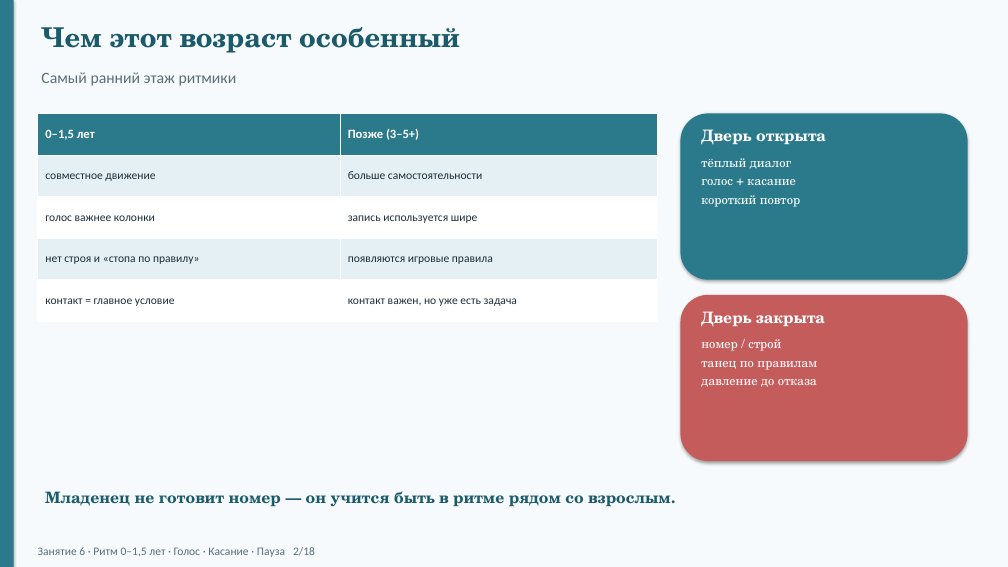
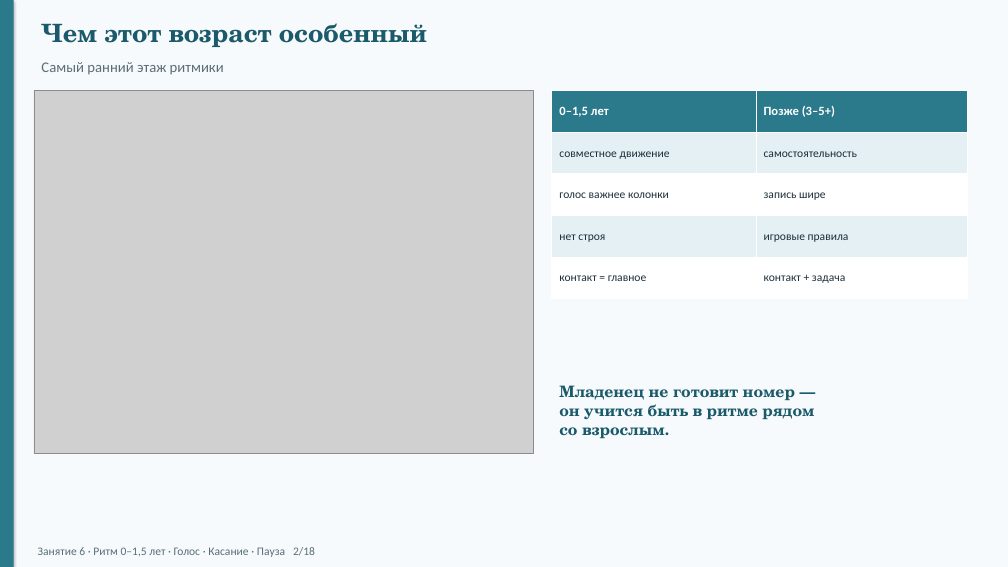
Before and after one commit to Maer-Yakov/vpn-client, a slide deck: slide 2 of docs/konspekty/zanyatie-06-prezentaciya.pptx. Drawn at 1008x567 pixels with LibreOffice and Linux fonts; fonts in the diff are those of the drawing; grey boxes stand for pictures. Boxes give left, top, right and bottom in pixels: in the first picture for what was removed or moved away, otherwise in the second. Text is boxed around its words. In the diff, an @@ line names an element or a change of style, - is before the commit and + after.

```diff
--- a/docs/konspekty/zanyatie-06-prezentaciya.pptx
+++ b/docs/konspekty/zanyatie-06-prezentaciya.pptx
@@ text "Чем этот возраст особенный" at [41,23,427,47]: size 26 to 24 pt @@
@@ text "Самый ранний этаж ритмики": place and size @@
-text "Самый ранний этаж ритмики" at [41,72,237,86]
+text "Самый ранний этаж ритмики" at [41,62,224,75]
@@ text "Самый ранний этаж ритмики" at [41,62,224,75]: size 15 to 14 pt @@
@@ picture added at [34,91,533,454] @@
@@ table at [552,91,968,299] @@
-row 2, column 2: больше самостоятельности
+row 2, column 2: самостоятельность
-row 3, column 2: запись используется шире
+row 3, column 2: запись шире
-row 4, column 1: нет строя и «стопа по правилу»
+row 4, column 1: нет строя
-row 4, column 2: появляются игровые правила
+row 4, column 2: игровые правила
-row 5, column 1: контакт = главное условие
+row 5, column 1: контакт = главное
-row 5, column 2: контакт важен, но уже есть задача
+row 5, column 2: контакт + задача
@@ table: place and size @@
-table at [38,113,658,321]
+table at [552,91,968,299]
@@ rounded rectangle removed at [681,113,968,280] @@
@@ text removed at [701,129,826,145] @@
-Дверь открыта
@@ text removed at [701,158,800,207] @@
-тёплый диалог
-голос + касание
-короткий повтор
@@ rounded rectangle removed at [681,295,968,461] @@
@@ text removed at [701,311,825,326] @@
-Дверь закрыта
@@ text removed at [701,339,817,387] @@
-номер / строй
-танец по правилам
-давление до отказа
@@ text "Младенец не готовит номер — ..." rewrapped from [45,491,671,507] to [559,385,814,439] @@
```
Also in this commit, not shown: 17 other slides changed, 21 other files.
